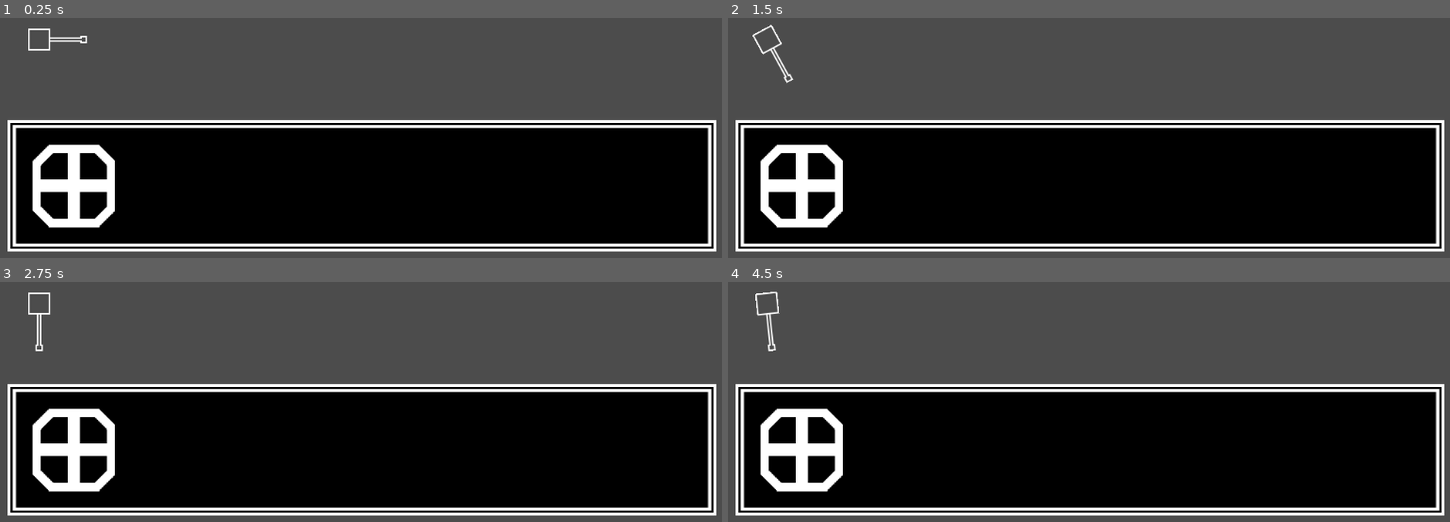
Above: before the commit, frames 1-4 (two rows, left to right).
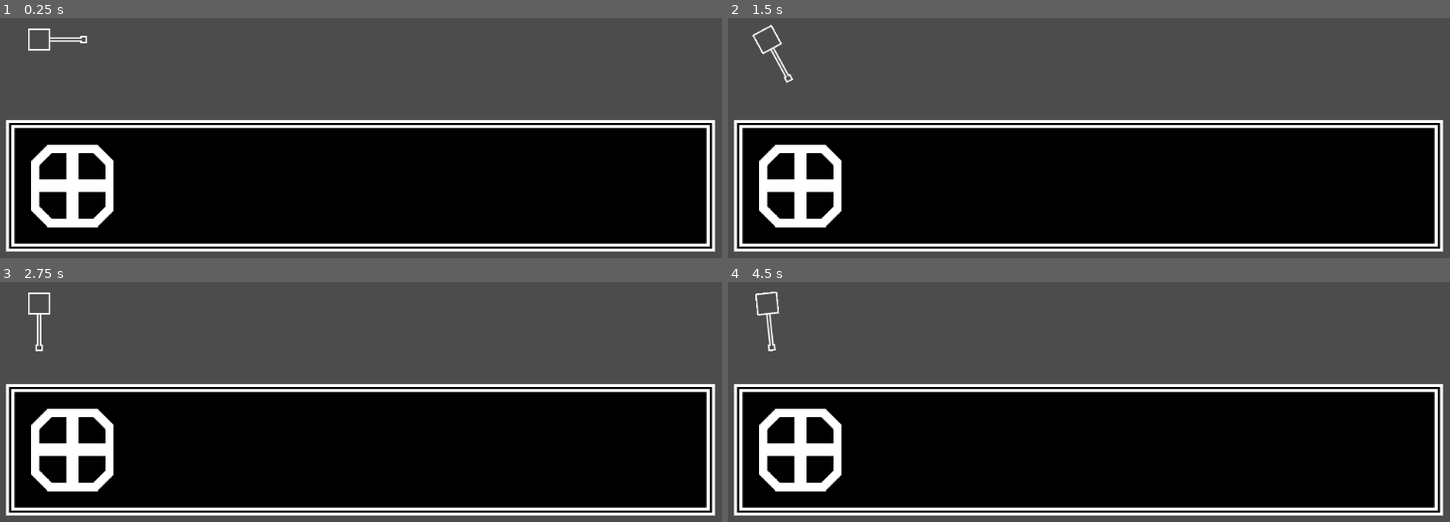
Above: after the commit, the same moments.

Repository: CluckeyMcCormick/fictional-guacamole
Game: Godot game, scene res://scenes/Main.tscn
The game is run twice, just before and just after one commit, with the same random seed, the same clock (stepped at 60 frames per second) and the same inputs.
Inputs:
- Up to frame 1 (0.25 s): no input
- Up to frame 2 (1.5 s): tap Enter at 0.5 s; hold E (tr_rotate_clockwise) 0.53-1.28 s; tap Q (tr_rotate_counterwise) at 1.35 s
- Up to frame 3 (2.75 s): tap Space at 2 s; hold E (tr_rotate_clockwise) from 2.03 s (still down)
- Up to frame 4 (4.5 s): tap Enter at 2.75, 4.25 s; release E (tr_rotate_clockwise) at 2.78 s; tap Q (tr_rotate_counterwise) at 2.85, 4.35 s; tap Space at 3.5 s; hold E (tr_rotate_clockwise) 3.53-4.28 s

The runs differ from the first frame. In frame 1, 1.7% of the frame differs, in the area x 0-100%, y 42-98%; in frame 2, 1.7%; in frame 3, 1.7%; in frame 4, 1.7%.

Commit message:
Fix the GUI scaling issue in Main
Previously, I was having a massive problem with the GUI in the Main
scene. Even though I had set it up very precisely, the "layout"
options weren't doing anything and it wasn't scaling when stretched
and squashed.

Turns out the problem was actually with the root node of our main
scene. It was a Node2D instead of.. just a regular Node. Not sure I
entirely understand why there's a dramatic difference between those
two, but that was the difference between a broken scene and a working
one.

I suspect it's because Node2D is supposed to be for moving elements -
maybe? Like Sprites and Rigidbody's and stuff? That could be why the
layout button was orienting everything around the origin, instead of
where it was supposed to be.

Diff:
--- a/godot/scenes/GUI.tscn
+++ b/godot/scenes/GUI.tscn
@@ -4,6 +4,7 @@
 [ext_resource path="res://assets/grab_wheel.png" type="Texture" id=2]
 
 [node name="GUIBox" type="MarginContainer"]
+editor/display_folded = true
 anchor_top = 1.0
 anchor_right = 1.0
 anchor_bottom = 1.0
--- a/godot/scenes/Main.gd
+++ b/godot/scenes/Main.gd
@@ -1,4 +1,4 @@
-extends Node2D
+extends Node
 
 # Declare member variables here. Examples:
 # var a = 2
--- a/godot/scenes/Main.tscn
+++ b/godot/scenes/Main.tscn
@@ -4,7 +4,7 @@
 [ext_resource path="res://scenes/Turret.tscn" type="PackedScene" id=2]
 [ext_resource path="res://scenes/GUI.tscn" type="PackedScene" id=3]
 
-[node name="Node2D" type="Node2D"]
+[node name="Node" type="Node"]
 script = ExtResource( 1 )
 
 [node name="Turret" parent="." instance=ExtResource( 2 )]
@@ -12,9 +12,3 @@
 rotation = 1.5708
 
 [node name="GUIBox" parent="." instance=ExtResource( 3 )]
-margin_left = 2.0
-margin_top = 400.0
-margin_right = 1026.0
-margin_bottom = 600.0
-size_flags_horizontal = 4
-size_flags_vertical = 4
